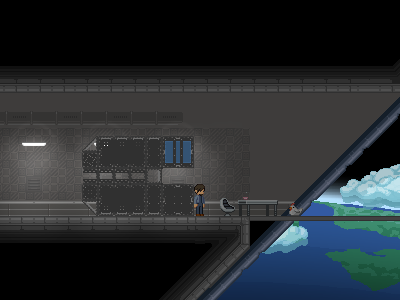
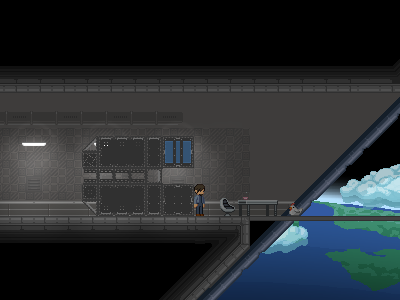
Layer changes from the first 400x300 image to the second:
painted on "bigs plating" over [147, 137, 193, 215]
painted on "plating per tile" over [83, 153, 97, 167]
painted on "covering plating" over [83, 139, 145, 213]
painted on "plating" over [83, 139, 145, 213]
painted on "truss" over [97, 147, 163, 201]
